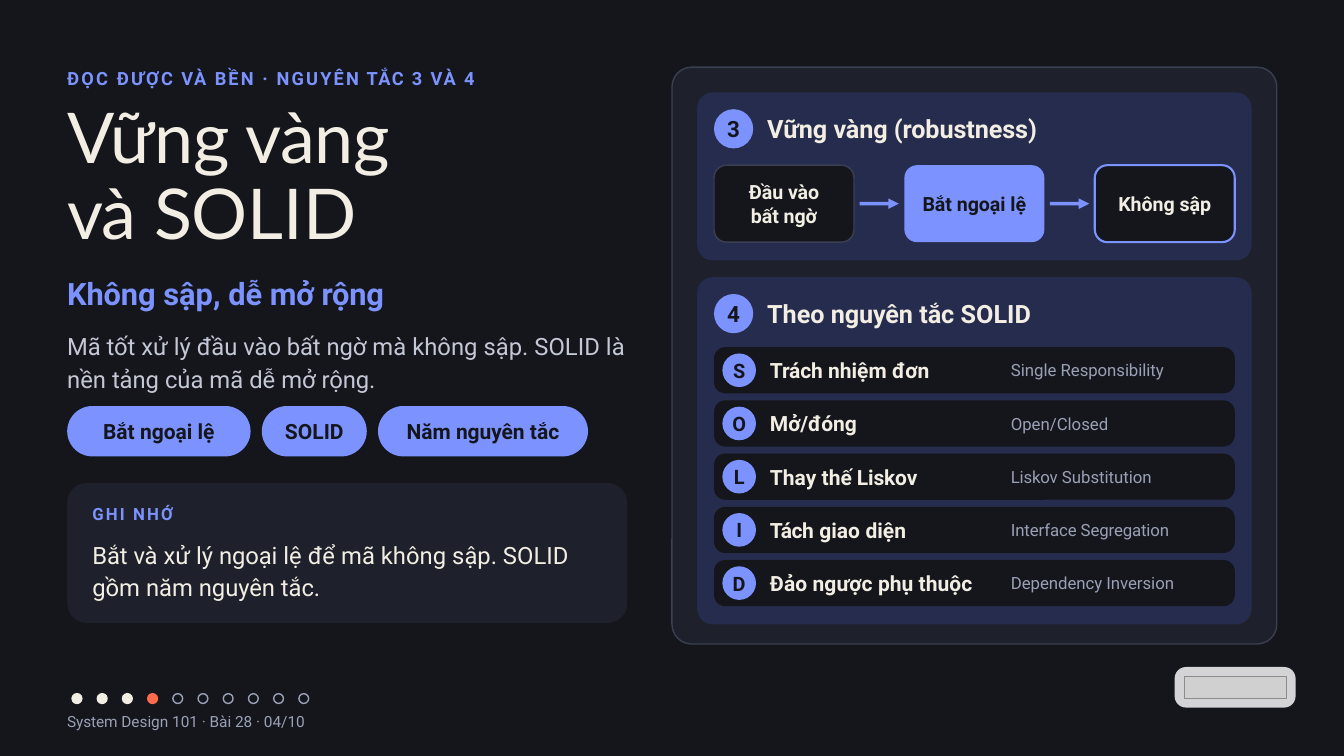
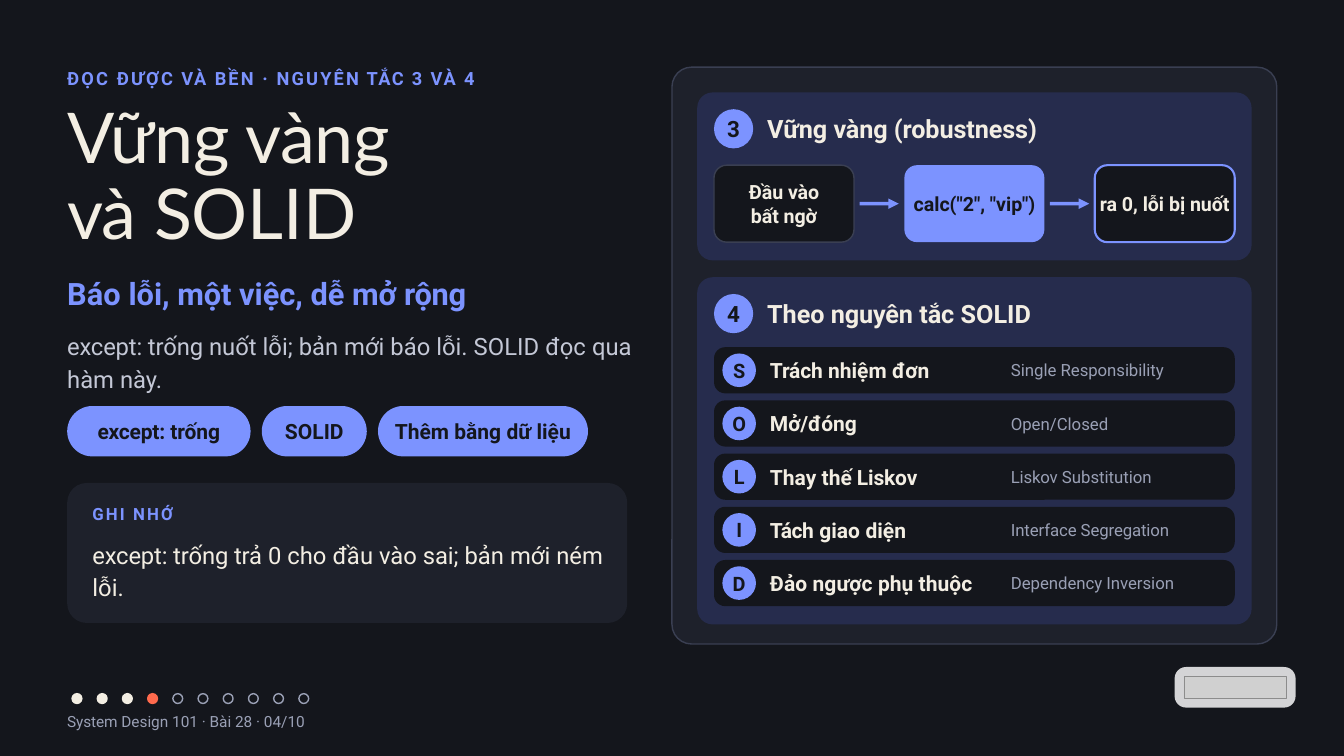
Before and after one commit to vohoailinh90/tool-marketing-studio, a slide deck: slide 4 of system-design-101/vi/lessons/sd-10-028/slides/sd-10-028.pptx. Drawn at 1344x756 pixels with LibreOffice and Linux fonts; fonts in the diff are those of the drawing; grey boxes stand for pictures. Boxes give left, top, right and bottom in pixels: in the first picture for what was removed or moved away, otherwise in the second. Text is boxed around its words. In the diff, an @@ line names an element or a change of style, - is before the commit and + after.

```diff
--- a/system-design-101/vi/lessons/sd-10-028/slides/sd-10-028.pptx
+++ b/system-design-101/vi/lessons/sd-10-028/slides/sd-10-028.pptx
@@ text in rounded rectangle at (914,195,1035,215): text changed @@
-Bắt ngoại lệ
+calc("2", "vip")
@@ text in rounded rectangle at (1100,195,1229,215): text changed @@
-Không sập
+ra 0, lỗi bị nuốt
@@ text at (67,279,466,312): text changed @@
-Không sập, dễ mở rộng
+Báo lỗi, một việc, dễ mở rộng
@@ text at (67,335,632,393): text changed @@
-Mã tốt xử lý đầu vào bất ngờ mà không sập. SOLID là nền tảng của mã dễ mở rộng.
+except: trống nuốt lỗi; bản mới báo lỗi. SOLID đọc qua hàm này.
@@ text in rounded rectangle at (98,422,220,444): text changed @@
-Bắt ngoại lệ
+except: trống
@@ text in rounded rectangle at (395,422,571,444): text changed @@
-Năm nguyên tắc
+Thêm bằng dữ liệu
@@ text at (92,544,603,597): text changed @@
-Bắt và xử lý ngoại lệ để mã không sập. SOLID gồm năm nguyên tắc.
+except: trống trả 0 cho đầu vào sai; bản mới ném lỗi.
```
Also in this commit, not shown: 9 other slides changed.
